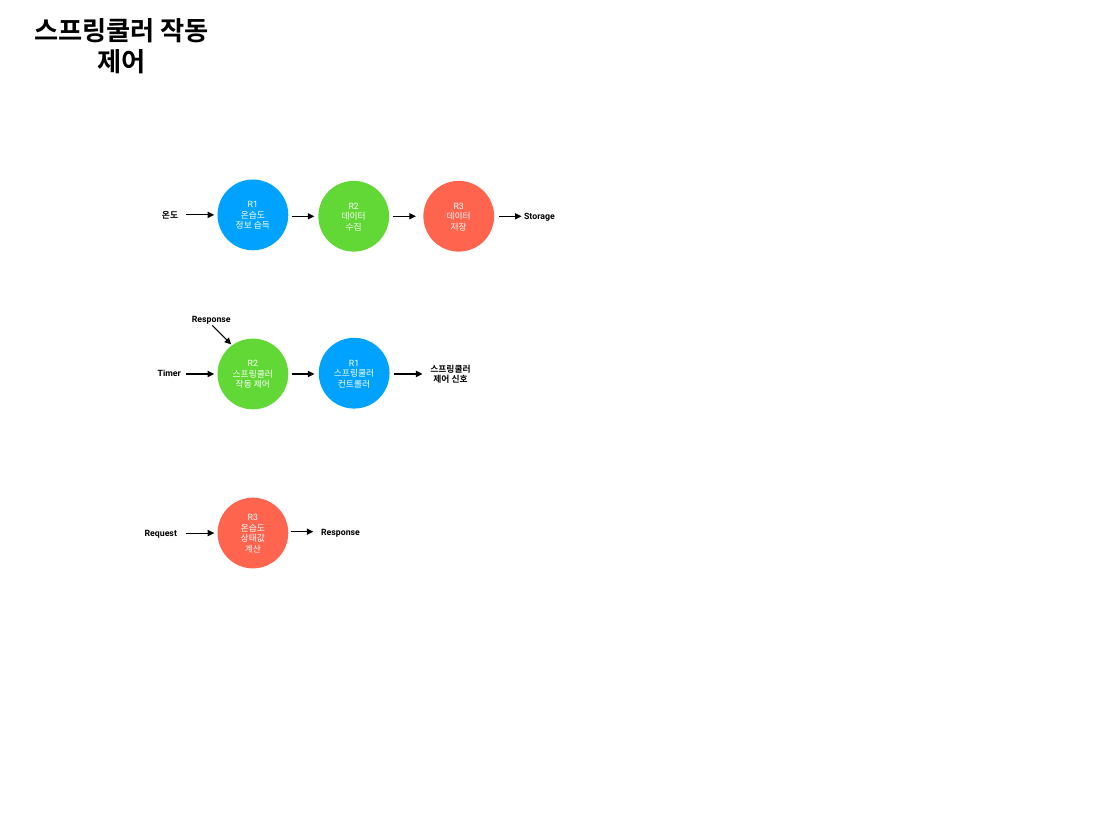
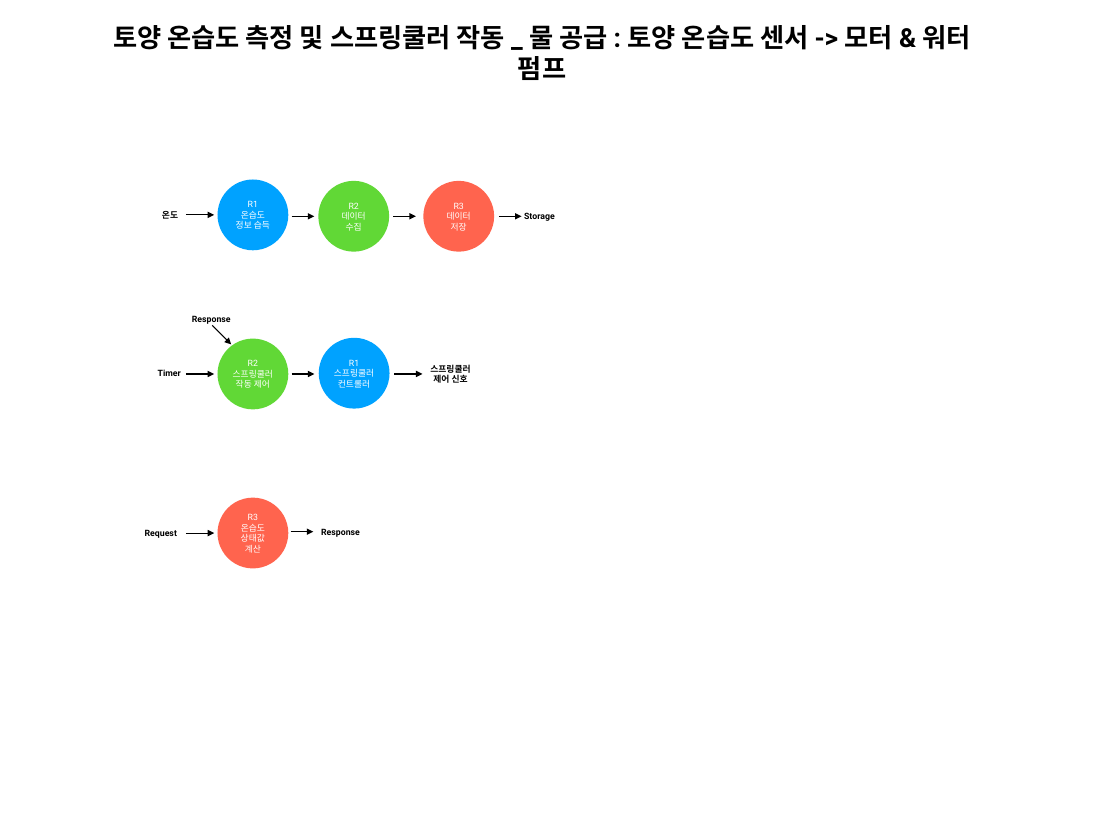
Before and after one commit to HOWISYUNI/EMSO_TERM, a slide deck: slide 1 of docs/DFD.pptx (slide 5 before the commit). Drawn at 1120x840 pixels with LibreOffice and Linux fonts; fonts in the diff are those of the drawing. Boxes give left, top, right and bottom in pixels: in the first picture for what was removed or moved away, otherwise in the second. Text is boxed around its words. In the diff, an @@ line names an element or a change of style, - is before the commit and + after.

```diff
--- a/docs/DFD.pptx
+++ b/docs/DFD.pptx
@@ text removed at (34,18,209,74) @@
-스프링쿨러 작동 제어
@@ text added at (113,20,971,80), 24 pt, text #000000, bold @@
+토양 온습도 측정 및 스프링쿨러 작동 _ 물 공급 : 토양 온습도 센서 -> 모터 & 워터 펌프
```
Also in this commit, not shown: 13 other slides changed, 2 other files.
